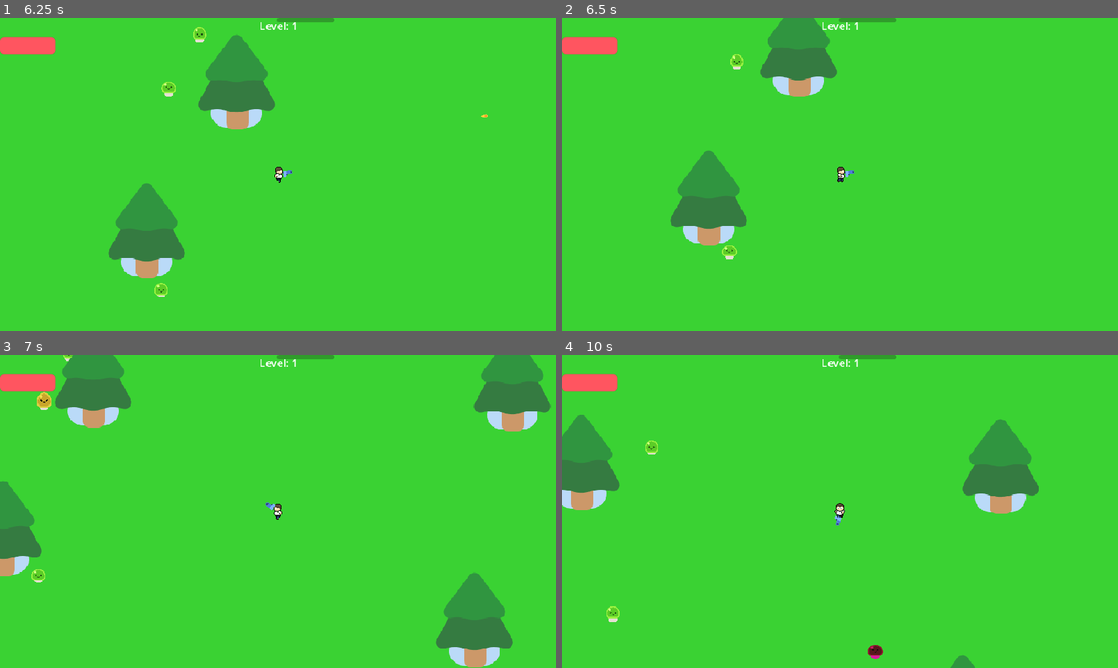
Above: before the commit, frames 1-4 (two rows, left to right).
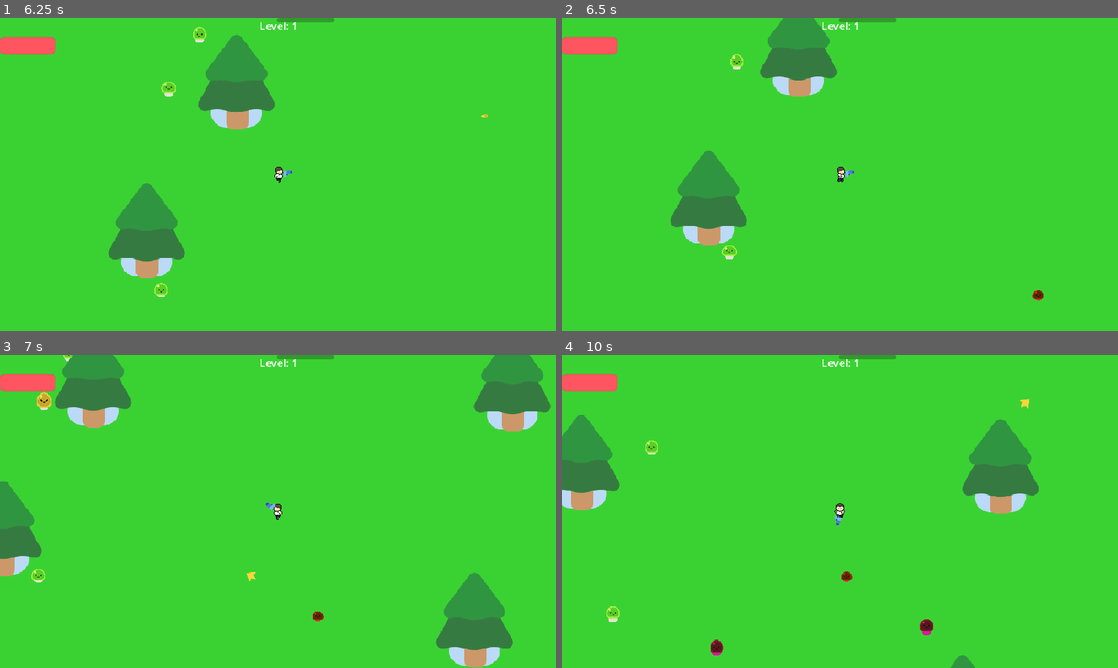
Above: after the commit, the same moments.

Repository: benz76428/labman-game-main
Game: Godot game, scene res://Main Menu/main_menu.tscn
Two runs of this game, one before a commit and one after it. Both use one fixed random seed, a clock stepped at 60 frames per second and the inputs below. The engine's default icon, where the game draws it, is replaced by a stand-in: a white triangle on a blue panel in a dark square.
Inputs (mouse positions are in pixels of both pictures, inside the frame that each line leads up to):
- Up to frame 1 (6.25 s): click "Play" at 0.5 s; tap Enter (ui_accept) at 1.25, 1.52, 2.27, 3.77, 4.52, 5.27 s; move the mouse to (400, 158) at 1.27 s; hold D (walk_right) 1.28-2.03 s; hold Q 1.28-2.03 s; click (400, 158) at 1.42 s; tap E at 1.55, 2.1, 3.05, 3.6, 4.55, 5.1, 6.05 s; move the mouse to (166, 190) at 2.02 s; hold S (walk_down) 2.03-2.78 s; click (166, 190) at 2.17 s; tap Q at 2.3, 3.8, 5.3 s; move the mouse to (333, 105) at 2.77 s; hold D (walk_right) 2.78-3.53 s; hold Q 2.78-3.53 s; click (333, 105) at 2.92 s; move the mouse to (250, 237) at 3.52 s; hold W (walk_up) 3.53-4.28 s; click (250, 237) at 3.67 s; move the mouse to (444, 221) at 4.27 s; hold Q 4.28-5.03 s; hold A (walk_left) 4.28-5.78 s; click (444, 221) at 4.42 s; move the mouse to (111, 127) at 5.02 s; click (111, 127) at 5.17 s; move the mouse to (305, 174) at 5.77 s; hold S (walk_down) from 5.78 s (still down); hold Q from 5.78 s (still down); click (305, 174) at 5.92 s
- Up to frame 2 (6.5 s): keep holding S (walk_down); keep holding Q
- Up to frame 3 (7 s): move the mouse to (194, 433) at 6.52 s; release S (walk_down) at 6.53 s; release Q at 6.53 s; hold D (walk_right) from 6.53 s (still down); tap E at 6.6 s; click (194, 433) at 6.67 s; tap Enter (ui_accept) at 6.77 s; tap Q at 6.8 s
- Up to frame 4 (10 s): move the mouse to (962, 495) at 7.27 s; release D (walk_right) at 7.28 s; hold W (walk_up) 7.28-8.03 s; hold Q 7.28-8.03 s; click (962, 495) at 7.42 s; tap Enter (ui_accept) at 7.52, 8.27, 9.77 s; tap E at 7.55, 8.1, 9.05, 9.6 s; move the mouse to (728, 527) at 8.02 s; hold D (walk_right) 8.03-8.78 s; click (728, 527) at 8.17 s; tap Q at 8.3, 9.8 s; move the mouse to (895, 442) at 8.77 s; hold S (walk_down) 8.78-9.53 s; hold Q 8.78-9.53 s; click (895, 442) at 8.92 s; move the mouse to (812, 574) at 9.52 s; hold A (walk_left) from 9.53 s (still down); click (812, 574) at 9.67 s

Frame 1 is identical in both runs. In frame 2, less than 0.1% of the frame differs, in the area x 84-87%, y 86-91%; in frame 3, less than 0.1%; in frame 4, 0.4%, in the area x 26-85%, y 14-98%.

Commit message:
ranged enemy

Diff:
--- /dev/null
+++ b/Scenes/Enemies/Enemy Projectile/enemy_projectile.gd
@@ -0,0 +1,22 @@
+extends Area2D
+
+const SPEED = 400.0
+const MAX_RANGE = 1000.0
+var travelled_distance = 0.0
+var damage = 1
+
+func _physics_process(delta):
+	var direction = Vector2.RIGHT.rotated(rotation)
+	position += direction * SPEED * delta
+
+	travelled_distance += SPEED * delta
+	if travelled_distance > MAX_RANGE:
+		queue_free()
+
+
+
+func _on_body_entered(body: Node2D) -> void:
+	if body.is_in_group("player"):
+		if body.has_method("take_damage"):
+			body.take_damage(damage)
+		queue_free() # Destroy projectile after hitting player
--- /dev/null
+++ b/Scenes/Enemies/Enemy Projectile/enemy_projectile.tscn
@@ -0,0 +1,20 @@
+[gd_scene load_steps=4 format=3 uid="uid://blhurklnyjvk4"]
+
+[ext_resource type="Script" uid="uid://cfg6nj728gdxb" path="res://Scenes/Enemies/Enemy Projectile/enemy_projectile.gd" id="1_fplyy"]
+[ext_resource type="Texture2D" uid="uid://brgpjilf7s2ul" path="res://Scenes/Weapons/pistol/muzzle_flash/muzzle_flash.png" id="2_df0ks"]
+
+[sub_resource type="CircleShape2D" id="CircleShape2D_e83gl"]
+radius = 16.03122
+
+[node name="EnemyProjectile" type="Area2D"]
+scale = Vector2(0.565643, 0.58667797)
+script = ExtResource("1_fplyy")
+
+[node name="Sprite2D" type="Sprite2D" parent="."]
+rotation = 3.130892
+texture = ExtResource("2_df0ks")
+
+[node name="CollisionShape2D" type="CollisionShape2D" parent="."]
+shape = SubResource("CircleShape2D_e83gl")
+
+[connection signal="body_entered" from="." to="." method="_on_body_entered"]
--- /dev/null
+++ b/Scenes/Enemies/Fire Slinger/fire_slinger.tscn
@@ -0,0 +1,22 @@
+[gd_scene load_steps=5 format=3 uid="uid://d05v2pjxph6st"]
+
+[ext_resource type="Script" uid="uid://uk66cudh83fg" path="res://ranged_enemy.gd" id="1_y5oqy"]
+[ext_resource type="PackedScene" uid="uid://ogik4s70pgwl" path="res://Scenes/Enemies/base_slime/slime.tscn" id="2_o41p3"]
+[ext_resource type="PackedScene" uid="uid://blhurklnyjvk4" path="res://Scenes/Enemies/Enemy Projectile/enemy_projectile.tscn" id="2_utyy5"]
+
+[sub_resource type="CircleShape2D" id="CircleShape2D_ddotj"]
+radius = 55.00909
+
+[node name="fire_slinger" type="CharacterBody2D"]
+scale = Vector2(0.15742107, 0.15030457)
+script = ExtResource("1_y5oqy")
+projectile_scene = ExtResource("2_utyy5")
+
+[node name="Slime" parent="." instance=ExtResource("2_o41p3")]
+unique_name_in_owner = true
+modulate = Color(1, 0.1882353, 0.15686275, 1)
+position = Vector2(12.279884, -4.2471085)
+
+[node name="Hitbox" type="CollisionShape2D" parent="."]
+position = Vector2(13, -31)
+shape = SubResource("CircleShape2D_ddotj")
--- a/Scenes/Enemies/Test_Slime/mob.tscn
+++ b/Scenes/Enemies/Test_Slime/mob.tscn
@@ -1,7 +1,7 @@
 [gd_scene load_steps=4 format=3 uid="uid://bguhbivh8lnuw"]
 
-[ext_resource type="Script" uid="uid://b42pjthpj3vy7" path="res://Scenes/enemies/Test_Slime/mob.gd" id="1_xg2pg"]
-[ext_resource type="PackedScene" uid="uid://ogik4s70pgwl" path="res://Test Assets/slime/slime.tscn" id="2_xpbij"]
+[ext_resource type="Script" uid="uid://b42pjthpj3vy7" path="res://Scenes/Enemies/Test_Slime/mob.gd" id="1_xg2pg"]
+[ext_resource type="PackedScene" uid="uid://ogik4s70pgwl" path="res://Scenes/Enemies/base_slime/slime.tscn" id="2_xpbij"]
 
 [sub_resource type="CircleShape2D" id="CircleShape2D_nokgg"]
 radius = 54.0
--- /dev/null
+++ b/ranged_enemy.gd
@@ -0,0 +1,69 @@
+extends CharacterBody2D
+
+@export var max_health: int = 3
+@export var speed: float = 150.0
+@export var attack_range: float = 300.0 # How close they need to be to shoot
+@export var fire_rate: float = 1.5 # Time between shots
+
+var current_health: int
+var can_shoot: bool = true
+const DNA_DROP = preload("res://Scenes/xp/dna_drop.tscn")
+
+@onready var player = get_tree().get_first_node_in_group("player")
+@export var projectile_scene: PackedScene
+
+func _ready():
+	current_health = max_health
+
+func _physics_process(delta):
+	if player:
+		var distance_to_player = global_position.distance_to(player.global_position)
+		var direction = global_position.direction_to(player.global_position)
+
+		if distance_to_player > attack_range:
+			velocity = direction * speed
+			move_and_slide()
+		else:
+			velocity = Vector2.ZERO
+			if can_shoot:
+				shoot(direction)
+
+func shoot(direction: Vector2):
+	can_shoot = false
+
+	if projectile_scene:
+		var proj = projectile_scene.instantiate()
+		get_tree().current_scene.add_child(proj)
+		proj.global_position = global_position
+		proj.rotation = direction.angle()
+
+	await get_tree().create_timer(fire_rate).timeout
+	can_shoot = true
+
+func take_damage():
+	current_health -= 1
+	%Slime.play_hurt()
+
+	if current_health <= 0:
+
+		$Hitbox.set_deferred("disabled", true)
+
+		call_deferred("_on_death")
+
+func _on_death():
+	# 1. Instantiate and setup the DNA drop
+	var drop = DNA_DROP.instantiate()
+	drop.global_position = global_position
+
+	# 2. Instantiate and setup the smoke
+	# const SMOKE_SCENE = preload("res://Test Assets/smoke_explosion/smoke_explosion.tscn")
+	#var smoke = SMOKE_SCENE.instantiate()
+	#smoke.global_position = global_position
+
+	# 3. Add them to the room
+	var room = get_parent()
+	room.add_child(drop)
+	#room.add_child(smoke)
+
+	# 4. Finally, remove the enemy
+	queue_free()
--- a/shoot_em_up_game.gd
+++ b/shoot_em_up_game.gd
@@ -7,6 +7,10 @@
 	},
 	{
 		"scene": preload("res://Scenes/Enemies/Test_fast_slime/fast_mob.tscn"),
+		"weight": 20.0 #chance
+	},
+	{
+		"scene": preload("res://Scenes/Enemies/Fire Slinger/fire_slinger.tscn"),
 		"weight": 20.0 #chance
 	}
 ]
Not shown, added: Scenes/Enemies/Enemy Projectile/enemy_projectile.gd.uid
Not shown, added: ranged_enemy.gd.uid
